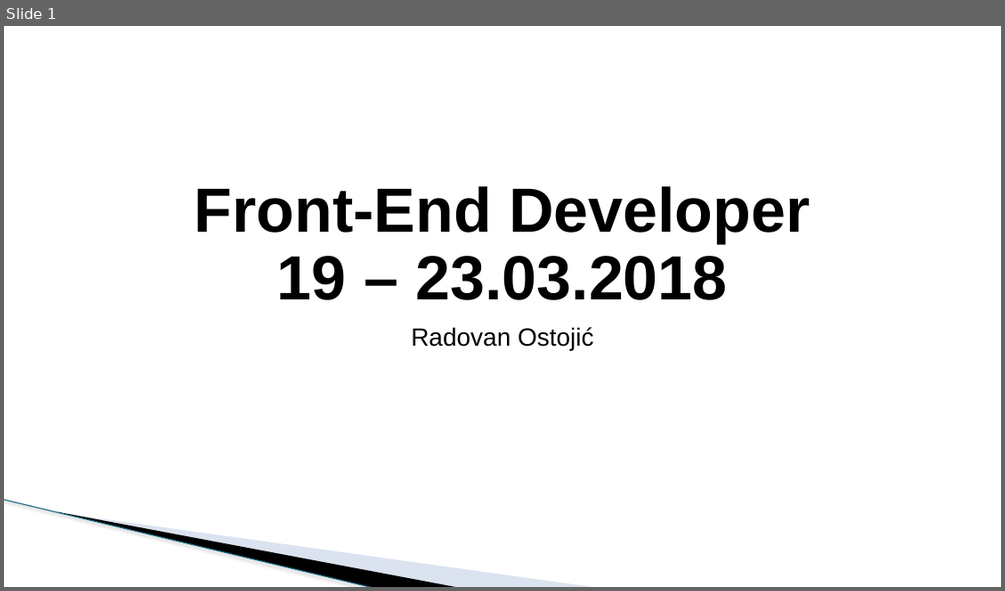
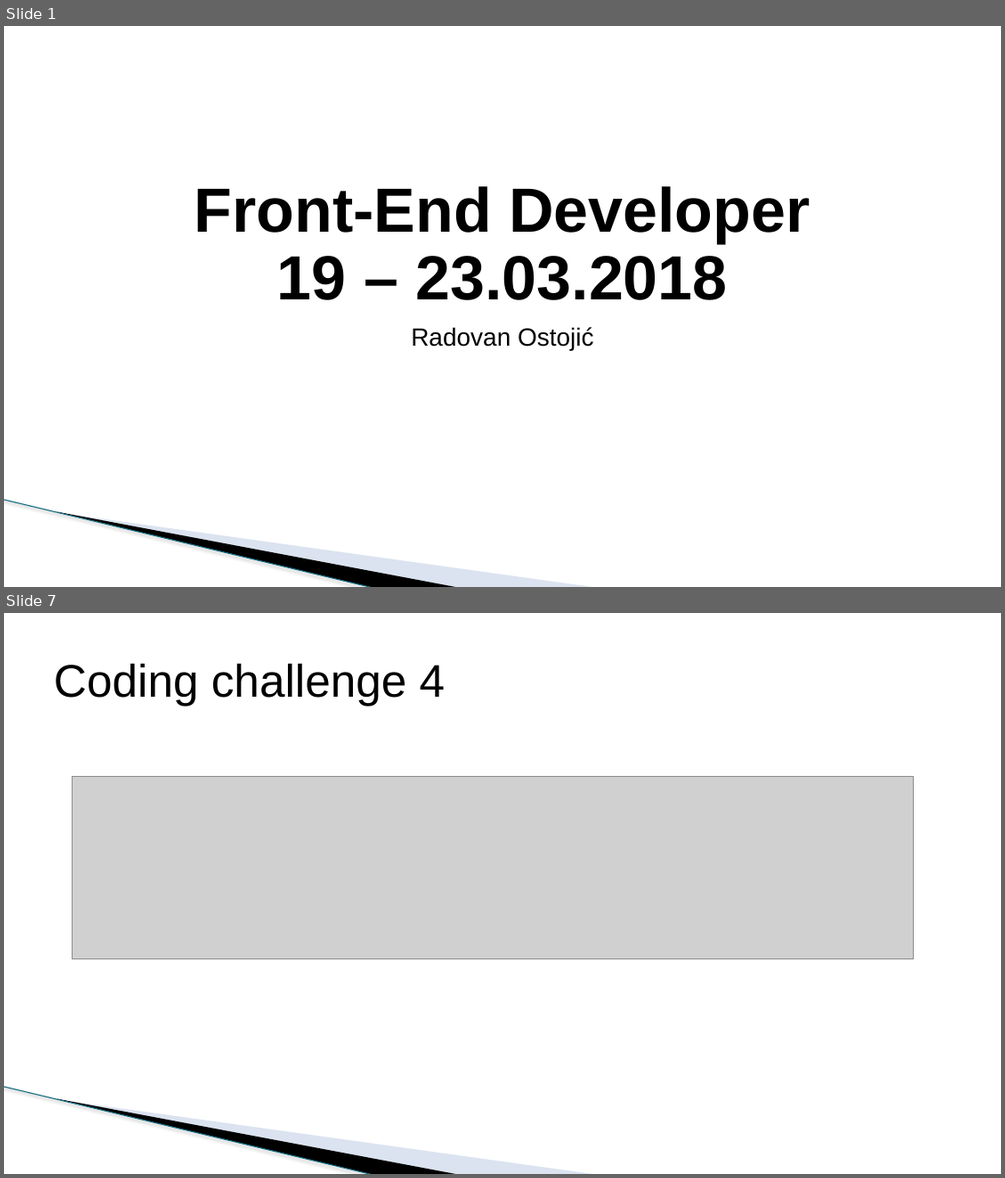
Before and after one commit to todalexcode/kurs-front-end, a slide deck: sesija-19/PPT/Front-End Developer-19.pptx. Shown one above the other, each under a label of ours: slide 1 before the commit, slides 1 and 7 after it; the slides between them are not shown. The pictures are 1005x591 and 1005x1178 pixels, drawn with LibreOffice and Linux fonts; fonts in the diff are those of the drawing; grey boxes stand for pictures; background and template pictures are left out. Boxes give left, top, right and bottom in pixels: in the first picture for what was removed or moved away, otherwise in the second. Text is boxed around its words. In the diff, an @@ line names an element or a change of style, - is before the commit and + after.

```diff
--- a/sesija-19/PPT/Front-End Developer-19.pptx
+++ b/sesija-19/PPT/Front-End Developer-19.pptx
@@ slide 7 added at <box>4,613,1001,1174</box>, background #FFFFFF; not listed: 3 template elements that a slide beside it also shows @@
@@ title added at <box>54,663,445,706</box>, 44 pt, text #000000 @@
+Coding challenge 4
@@ picture added at <box>72,776,914,959</box> @@
```
Also in this commit, not shown: 2 slides changed, 4 other slides added, 1 slide removed, 11 other files.
